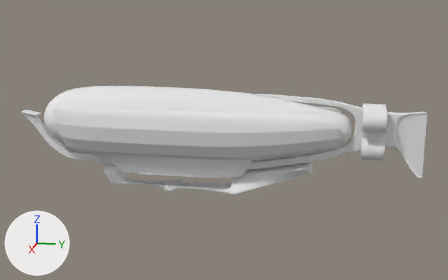
Renders of the Blender file modelsource/vehicles/airship/Prydwen-Prototype.blend from each side of a commit.
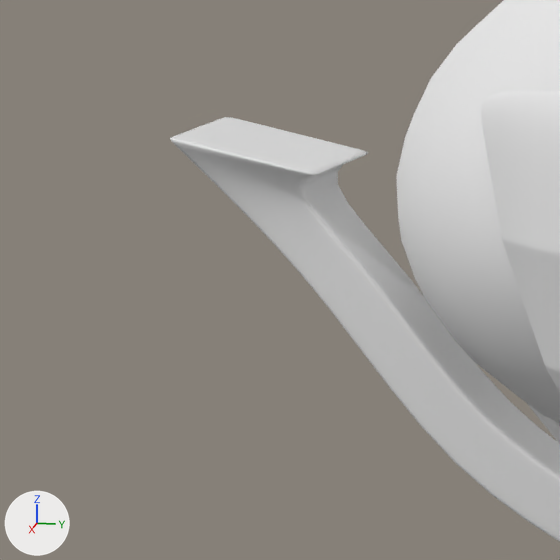
The first picture shows the older version from a camera (50 mm lens) standing at (16.28, 6.38, 3.63) and looking at (-0.06, 3.11, -0.46). The close-ups show both versions on the part from 1% to 14% of the width and 35% to 56% of the height of that picture; other places that the commit changed are outside them. Lighting does not change. The marker at lower left points along +X, +Y and +Z.
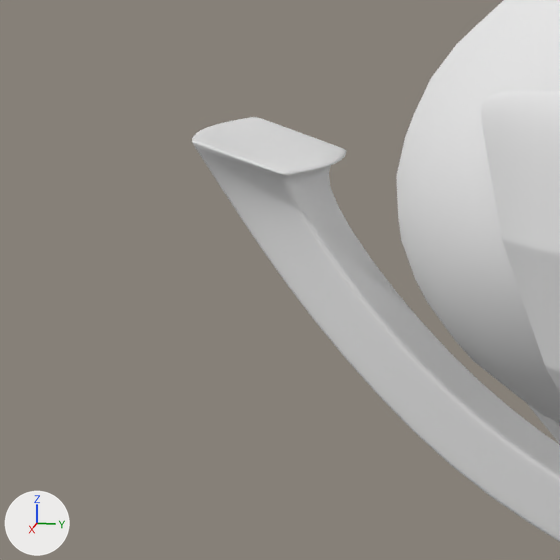
Boxes [x1, y1, x2, y2] around the edits, measured in the close-ups (560 x 560 px; the box of a moved part takes in the faces that stretch with it):
'Cube.001', reshaped: before [170, 117, 560, 542]; after [192, 117, 560, 542]
part 1 of me_cube_001, moved or reshaped: before [170, 117, 511, 463]; after [192, 117, 507, 466]

What changed in the scene script:
```text
Change me_cube_001:
    where me_cube_001.from_pydata(...)  # 467 vertices, 400 faces; spans x -2.84..8.42, y -0.55..0.0, z -1.86..0.86
    used by ob_cube_001; location = (0.0, 0.0, 0.0); rotation_euler = (0.0, 0.0, 1.571), in degrees (0, 0, 90)
    verts and faces of me_cube_001; kept vertices keep their numbers, new ones are numbered from 467
    before: 9 (-2.41, 0.0, -0.33), 10 (-2.21, 0.0, -0.29), 106 (-2.4, -0.1, -0.33), 107 (-2.41, -0.09, -0.33), 108 (-2.21, -0.1, -0.29)
    before: 109 (-2.21, -0.09, -0.29), 135 (-2.84, -0.18, 0.16), 136 (-2.84, -0.18, 0.16), 137 (-2.84, -0.18, 0.16), 138 (-2.35, -0.18, 0.06)
    before: 139 (-2.35, -0.18, 0.06), 140 (-2.35, -0.18, 0.06)
    me_cube_001 part 1
    add for i in [9, 10, 107, 109]: verts[i] += (-0.07, 0.0, -0.06)
    add for i in [135, 136, 137]: verts[i] += (0.09, -0.02, 0.0)
    add for i in [138, 139, 140]: verts[i] += (-0.09, -0.02, 0.0)
    add verts[106] = (-2.48, -0.1, -0.39)  # moved
    add verts[108] = (-2.29, -0.1, -0.35)  # moved
```
